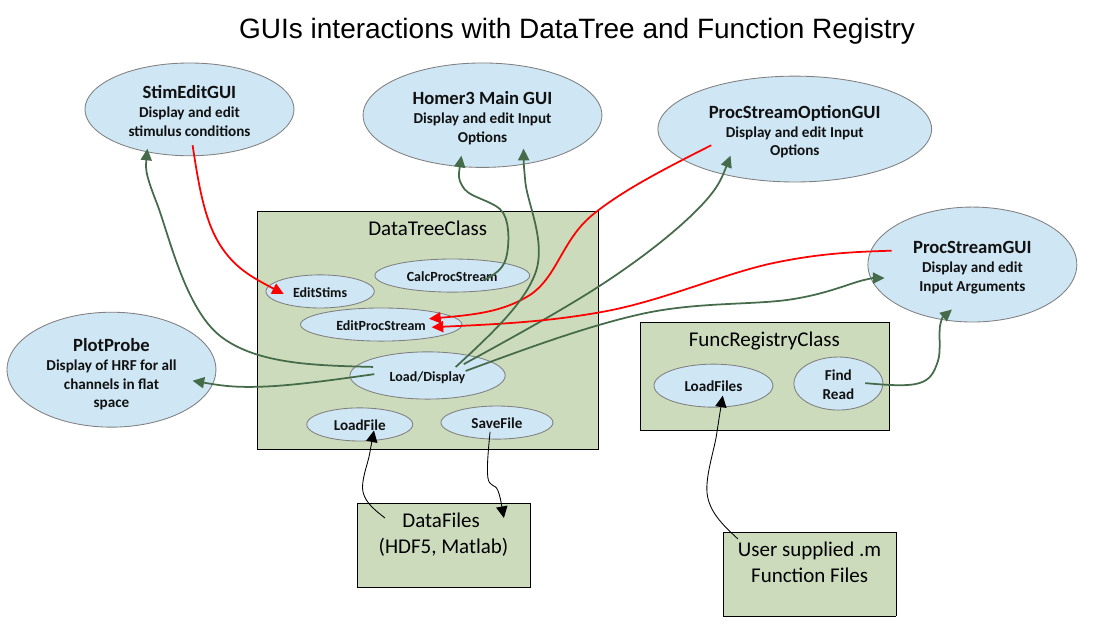
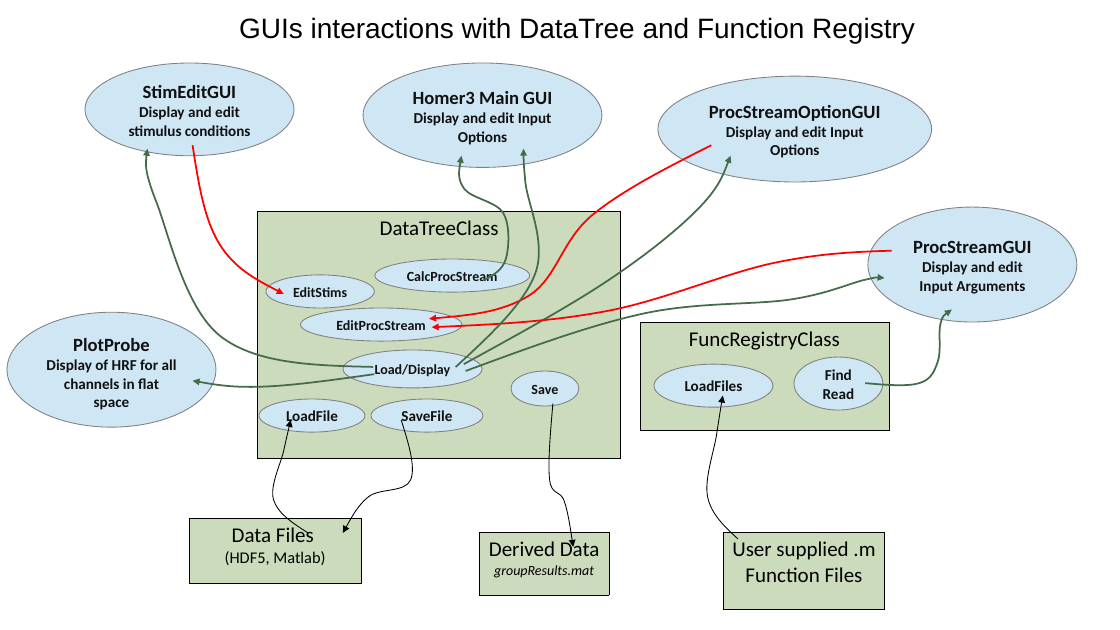
Before and after one commit to BUNPC/Homer3, a slide deck: slide 4 of Docs/DesignNotes.ppt. Drawn at 1120x630 pixels with LibreOffice and Linux fonts; fonts in the diff are those of the drawing. Boxes give left, top, right and bottom in pixels: in the first picture for what was removed or moved away, otherwise in the second. Text is boxed around its words. In the diff, an @@ line names an element or a change of style, - is before the commit and + after.

```diff
--- a/Docs/DesignNotes.ppt
+++ b/Docs/DesignNotes.ppt
@@ table: place and size @@
-table at (258, 211, 598, 449)
+table at (258, 211, 620, 458)
@@ ellipse "Load/Display": place and size @@
-ellipse "Load/Display" at (350, 352, 505, 399)
+ellipse "Load/Display" at (343, 350, 482, 388)
@@ ellipse added at (510, 371, 578, 406), fill #CFE7F5, outline #808080 0.74 pt, 12 pt, text #111111, bold @@
+Save
@@ ellipse "LoadFile": place and size @@
-ellipse "LoadFile" at (306, 408, 412, 441)
+ellipse "LoadFile" at (259, 399, 364, 432)
@@ ellipse "SaveFile": place and size @@
-ellipse "SaveFile" at (441, 406, 552, 438)
+ellipse "SaveFile" at (371, 399, 483, 432)
@@ freeform shape added at (549, 404, 573, 547), outline #000000 0.74 pt @@
@@ freeform shape: place and size @@
-freeform shape at (363, 431, 385, 518)
+freeform shape at (273, 420, 308, 532)
@@ freeform shape: place and size @@
-freeform shape at (487, 432, 504, 518)
+freeform shape at (343, 420, 412, 532)
@@ table at (189, 518, 361, 584) @@
-row 1, column 1: DataFiles / (HDF5, Matlab)
+row 1, column 1: Data Files / (HDF5, Matlab)
@@ table: place and size @@
-table at (358, 503, 530, 587)
+table at (189, 518, 361, 584)
@@ table added at (479, 532, 609, 595), 1 rows, 1 columns @@
+Derived Data / groupResults.mat
@@ table: place and size @@
-table at (723, 532, 895, 616)
+table at (723, 532, 884, 609)
```
Also in this commit, not shown: 1 other slide changed, 12 other files.
